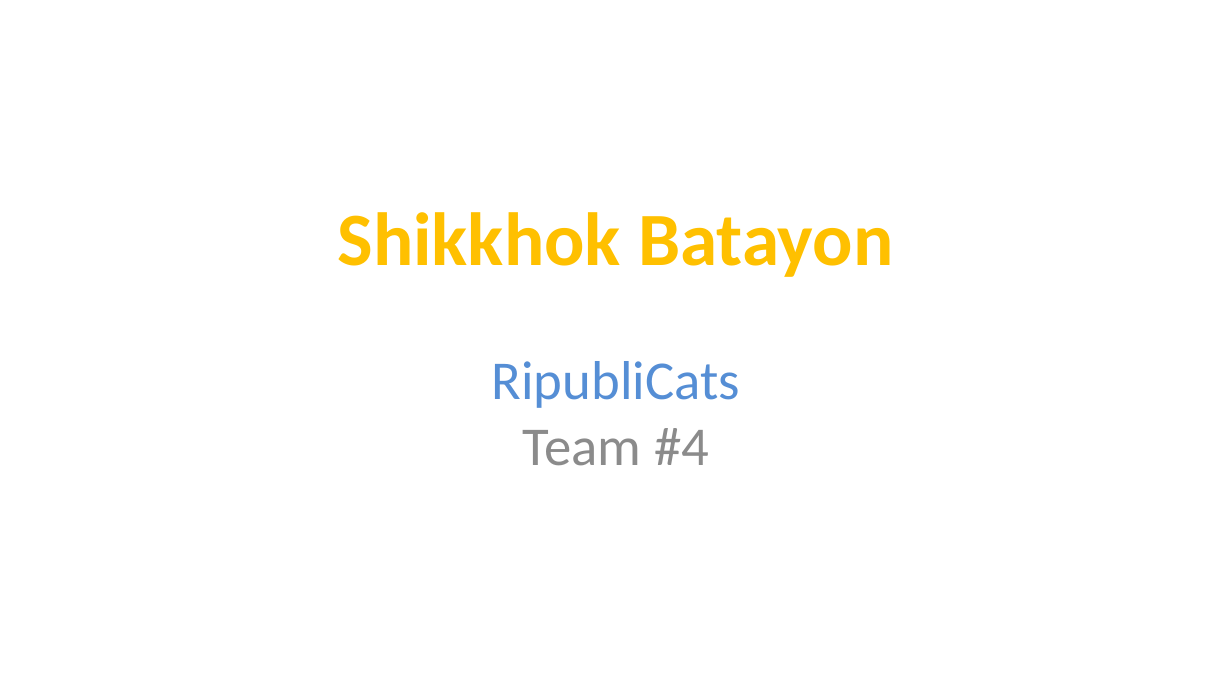
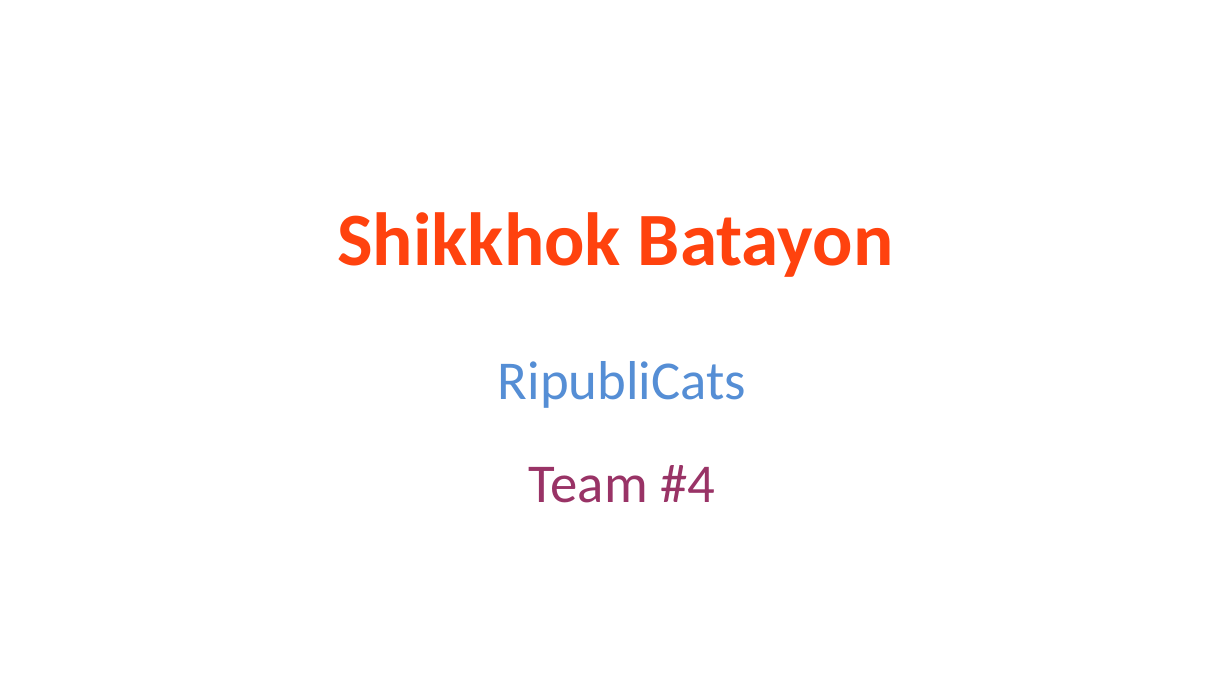
Before and after one commit to ServiceInnovationCamp/Group4, a slide deck: slide 1 of 4-ShikkhokBatayon.pptx. Drawn at 1232x693 pixels with LibreOffice and Linux fonts; fonts in the diff are those of the drawing; background and template pictures are left out. Boxes give left, top, right and bottom in pixels: in the first picture for what was removed or moved away, otherwise in the second. Text is boxed around its words. In the diff, an @@ line names an element or a change of style, - is before the commit and + after.

```diff
--- a/4-ShikkhokBatayon.pptx
+++ b/4-ShikkhokBatayon.pptx
@@ text "Shikkhok Batayon" at box(337, 212, 894, 277): text colour #FFC000 to #FF420E @@
@@ text at box(529, 465, 715, 503): text colour #8B8B8B to #993366 in "Team #4" @@
```
Also in this commit, not shown: 2 other slides changed, 9 slides added, 5 slides removed, 5 other files.
